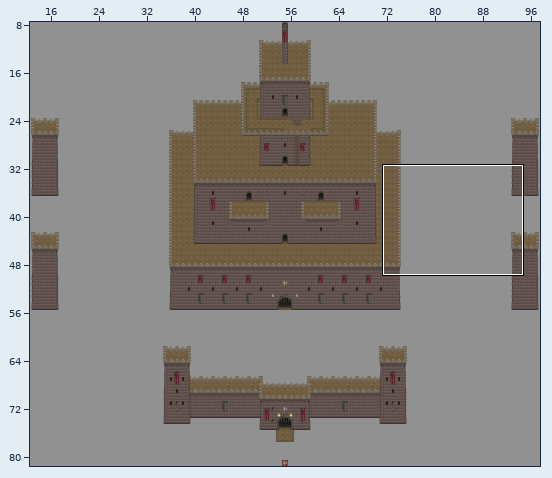
Two versions of a level (Tiled map (JSON), resources/maps/castle_outside.json). The picture above shows the old version from afar; the outline marks the close-up.
Close-up. Before the edit:
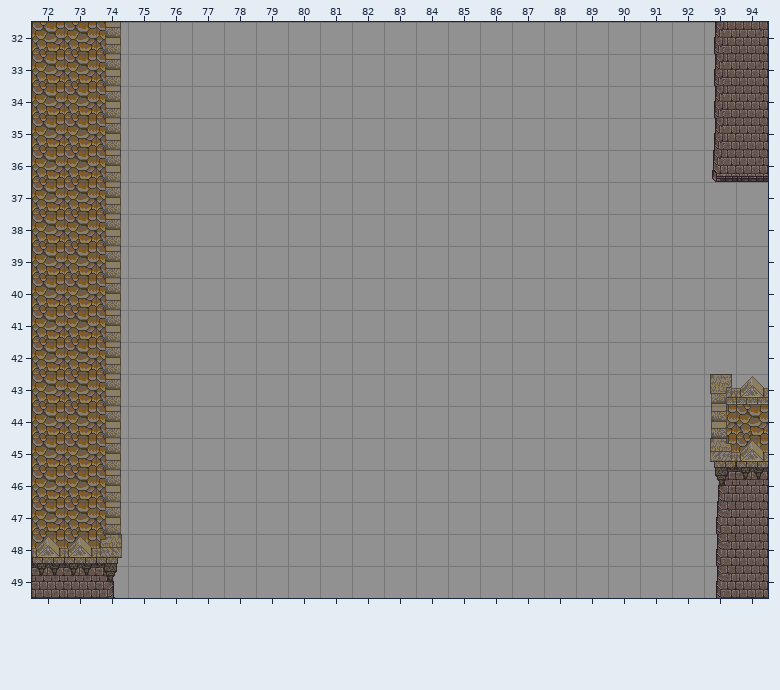
Cells are 32x32 px. Shown: x 72..94, y 32..49. The commit also changed other parts of the map, which this record leaves out.
Once edited:
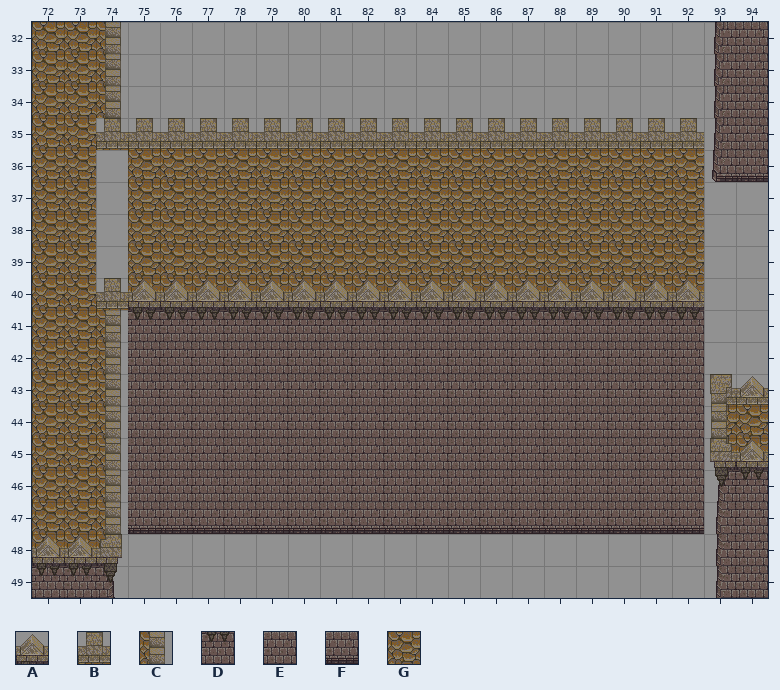
Key: from "Castle2": A 4, B 8, C 25, D 56, E 87, F 103, G 183.
_ is an empty cell.
Difference:
Layer "decorations_nonblocking":
The author put tile G in rows 36 to 40 at x 75 to 92.
Layer "walls3_blocking":
The author put tile A in row 40 at x 75 to 92.
Tile C becomes tile B in row 35 at x 74; in row 40 at x 74.
The author put tile B in row 35 at x 75 to 92.
The author put tile D in row 41 at x 75 to 92.
The author put tile E in rows 42 to 46 at x 75 to 92.
The author put tile F in row 47 at x 75 to 92.
Tile C is gone in rows 36 to 39 at x 74.
Pixel boxes of the changes (left, top, right, bottom) in both close-ups:
changed: (96, 118, 704, 534)
